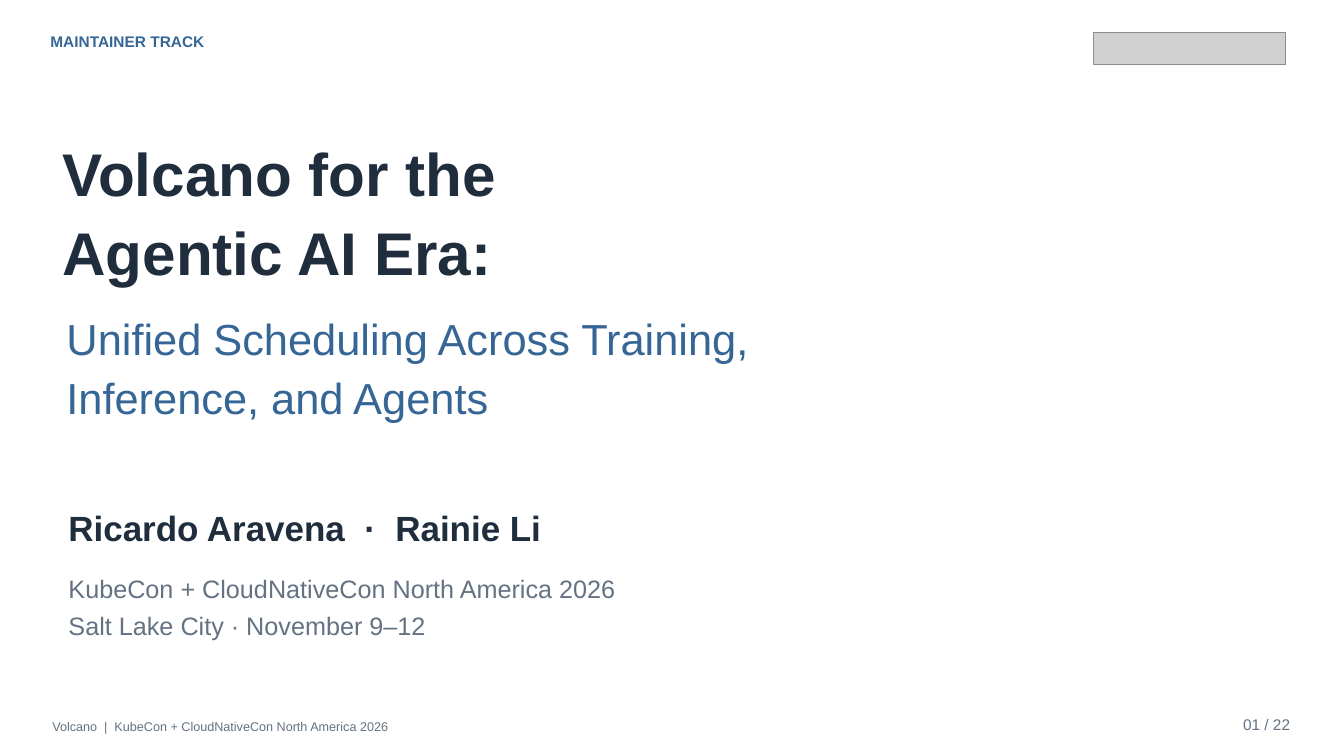
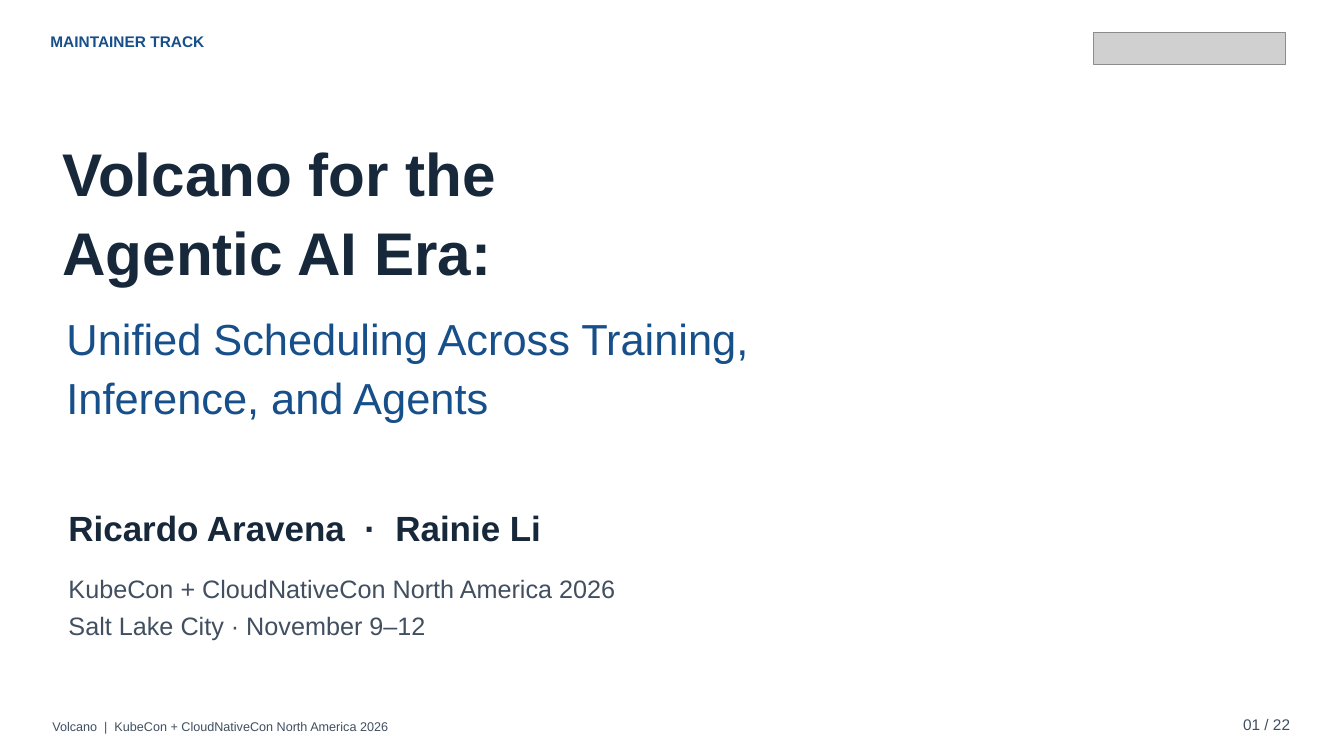
Before and after one commit to JesseStutler/volcano, a slide deck: slide 1 of docs/ppt/Volcano_KubeCon_NA_2026.pptx. Drawn at 1344x756 pixels with LibreOffice and Linux fonts; fonts in the diff are those of the drawing; grey boxes stand for pictures; background and template pictures are left out. Boxes give left, top, right and bottom in pixels: in the first picture for what was removed or moved away, otherwise in the second. Text is boxed around its words. In the diff, an @@ line names an element or a change of style, - is before the commit and + after.

```diff
--- a/docs/ppt/Volcano_KubeCon_NA_2026.pptx
+++ b/docs/ppt/Volcano_KubeCon_NA_2026.pptx
@@ text "MAINTAINER TRACK" at [50, 36, 204, 47]: text colour #356696 to #164F89 @@
@@ text "Unified Scheduling Across Training," at [66, 323, 748, 423]: text colour #356696 to #164F89 @@
@@ text colour #647282 to #414F60 in 3 elements at [68, 579, 615, 641], [52, 722, 388, 731], [1243, 719, 1290, 730] @@
```
Also in this commit, not shown: 21 other slides changed, 51 other files.
